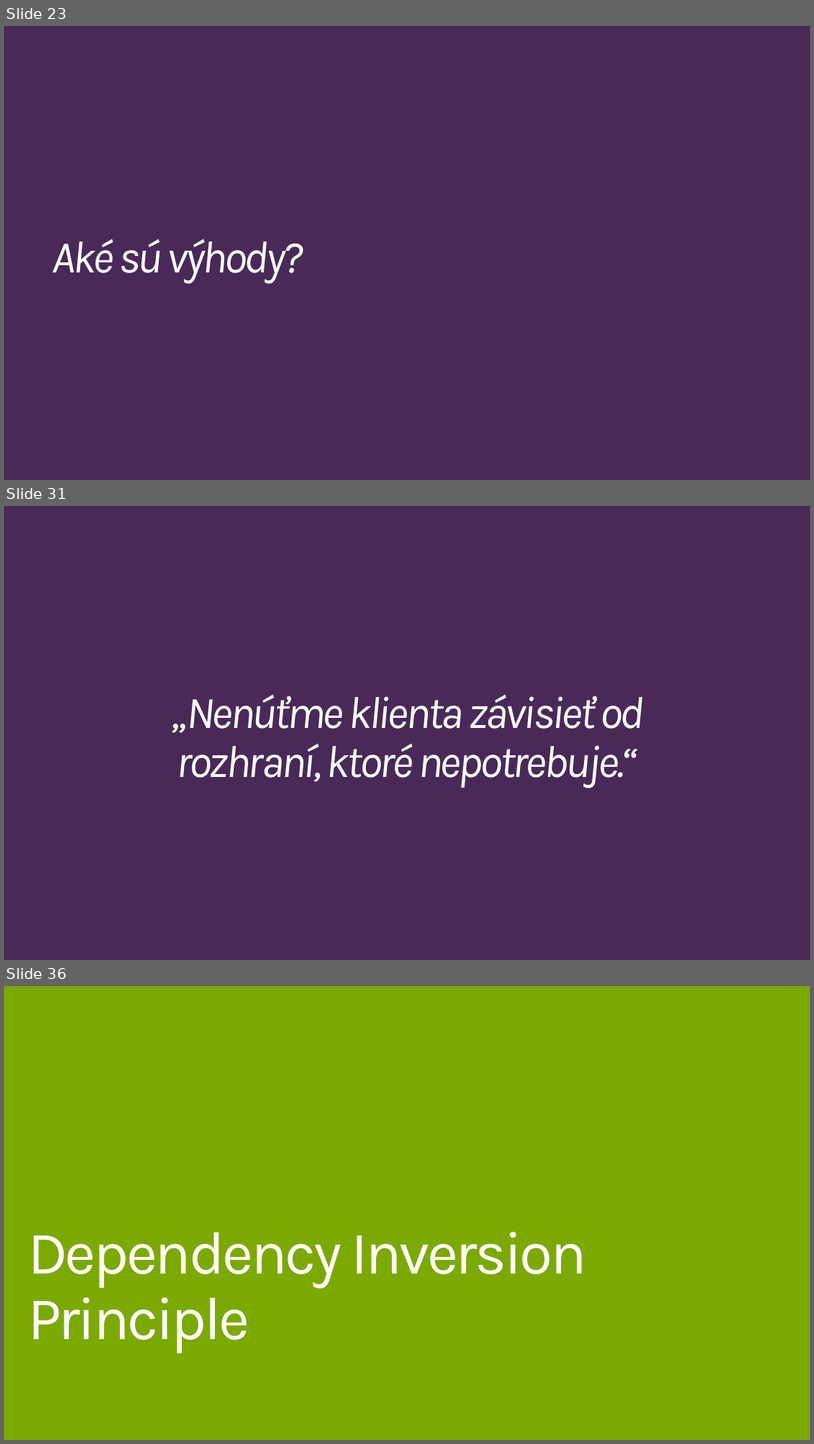
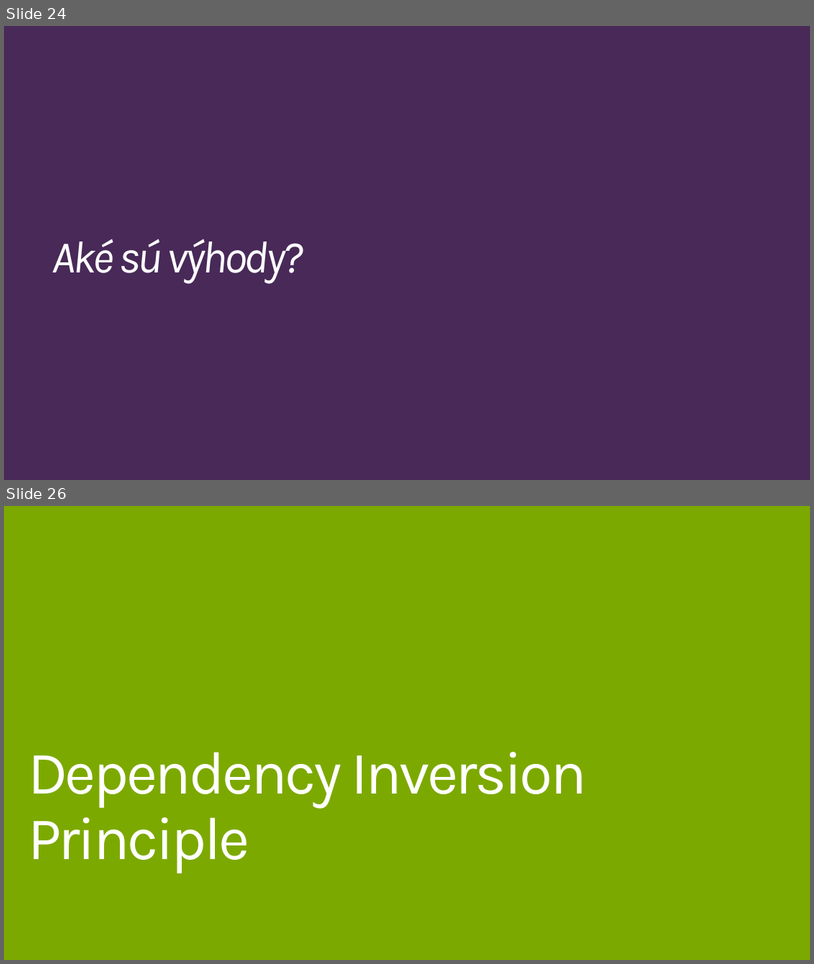
Before and after one commit to Burgyn/SOLID-Principles, a slide deck: SOLIDPrinciples4Kros.pptx. Shown one above the other, each under a label of ours: slides 23, 31 and 36 before the commit, slides 24 and 26 after it; the slides between them are not shown. The pictures are 814x1444 and 814x964 pixels, drawn with LibreOffice and Linux fonts; fonts in the diff are those of the drawing. Boxes give left, top, right and bottom in pixels: in the first picture for what was removed or moved away, otherwise in the second. Text is boxed around its words. In the diff, an @@ line names an element or a change of style, - is before the commit and + after.

```diff
--- a/SOLIDPrinciples4Kros.pptx
+++ b/SOLIDPrinciples4Kros.pptx
@@ slide 31 removed at [4,506,810,960], background #482958 @@
@@ title removed at [172,694,644,788] @@
-„Nenúťme klienta závisieť od rozhraní, ktoré nepotrebuje.“
@@ what was slide 23 is now slide 24 @@
@@ what was slide 36 is now slide 26 @@
```
Also in this commit, not shown: 3 slides changed, 4 slides added, 13 other slides removed, 1 other file.
